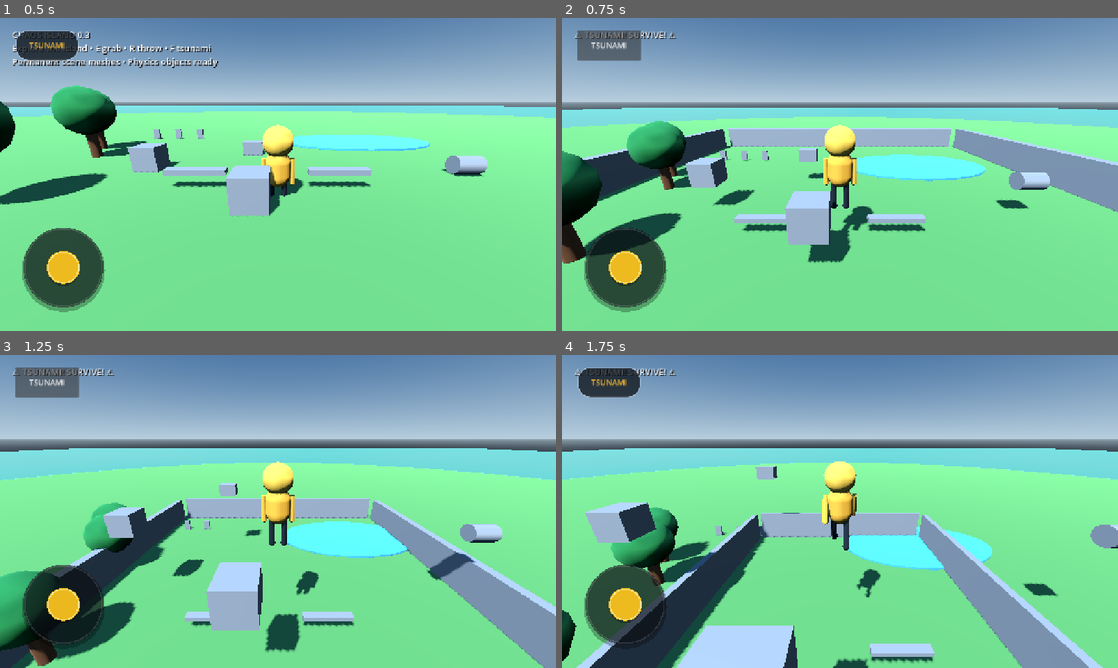
Above: before the commit, frames 1-4 (two rows, left to right).
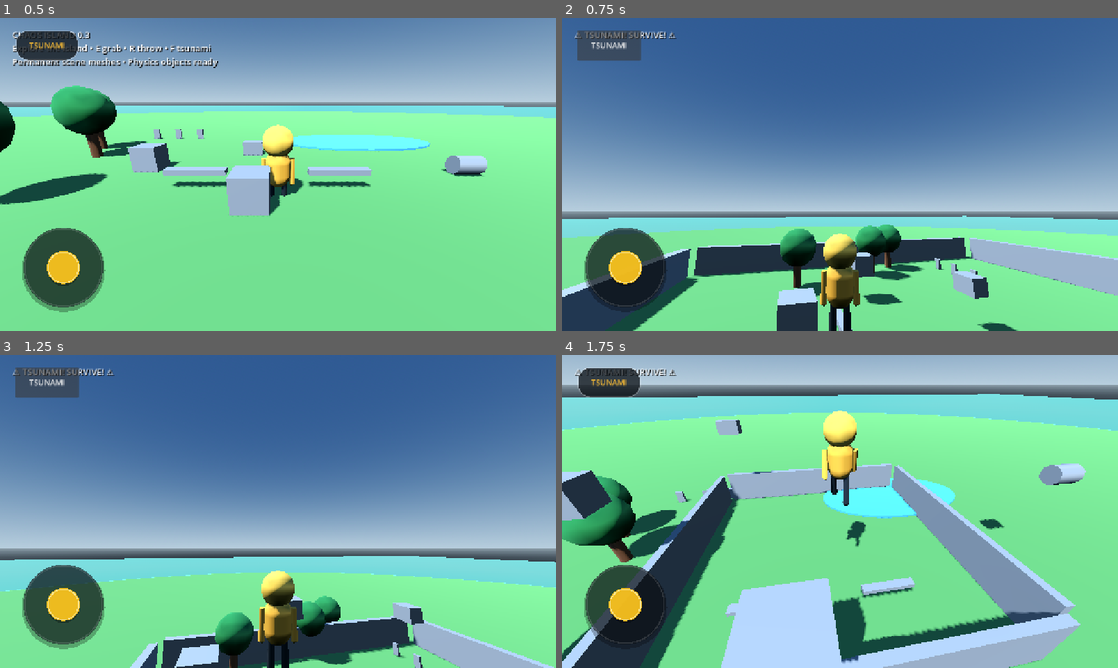
Above: after the commit, the same moments.

Repository: manojoffl-git/chaos-island-build
Game: Godot game, scene res://scenes/Main.tscn
Two runs of this game, one before a commit and one after it. Both use one fixed random seed, a clock stepped at 60 frames per second and the inputs below.
Inputs (mouse positions are in pixels of both pictures, inside the frame that each line leads up to):
- Up to frame 1 (0.5 s): no input
- Up to frame 2 (0.75 s): click "TSUNAMI" at 0.5 s
- Up to frame 3 (1.25 s): no input
- Up to frame 4 (1.75 s): tap Enter at 1.25 s; move the mouse to (867, 511) at 1.27 s; hold W (move_forward) from 1.28 s (still down); tap E (grab) at 1.35 s; click (867, 511) at 1.42 s; tap Space (jump) at 1.52 s; tap R (throw) at 1.55 s

Frame 1 is identical in both runs. In frame 2, 81% of the frame differs, in the area x 0-100%, y 0-100%; in frame 3, 88%; in frame 4, 71%.

Commit message:
Fix PC mouse and mobile camera input coexistence

Diff:
--- a/scripts/player.gd
+++ b/scripts/player.gd
@@ -33,25 +33,33 @@
 	body_visual = $CharacterVisual/Body
 	head_visual = $CharacterVisual/Head
 
-func _unhandled_input(event: InputEvent) -> void:
+func _input(event: InputEvent) -> void:
+	# Mouse camera is handled globally so the mobile CameraTouch Control cannot block it.
 	if event is InputEventMouseMotion and Input.mouse_mode == Input.MOUSE_MODE_CAPTURED:
-		rotate_y(-event.relative.x * mouse_sensitivity)
-		camera_pitch = clamp(camera_pitch - event.relative.y * mouse_sensitivity, -1.05, 0.18)
+		var motion: InputEventMouseMotion = event
+		rotate_y(-motion.relative.x * mouse_sensitivity)
+		camera_pitch = clamp(camera_pitch - motion.relative.y * mouse_sensitivity, -1.05, 0.18)
 		camera.rotation.x = camera_pitch
-	elif event is InputEventMouseButton and event.button_index == MOUSE_BUTTON_LEFT and event.pressed:
-		Input.mouse_mode = Input.MOUSE_MODE_CAPTURED
-	elif event is InputEventKey and event.pressed and not event.echo and event.keycode == KEY_ESCAPE:
-		Input.mouse_mode = Input.MOUSE_MODE_VISIBLE
+	elif event is InputEventMouseButton:
+		var mouse_button: InputEventMouseButton = event
+		if mouse_button.button_index == MOUSE_BUTTON_LEFT and mouse_button.pressed:
+			Input.mouse_mode = Input.MOUSE_MODE_CAPTURED
+	elif event is InputEventKey:
+		var key_event: InputEventKey = event
+		if key_event.pressed and not key_event.echo and key_event.keycode == KEY_ESCAPE:
+			Input.mouse_mode = Input.MOUSE_MODE_VISIBLE
 
 func _physics_process(delta: float) -> void:
-	var keyboard_vector := Input.get_vector("move_left", "move_right", "move_forward", "move_back")
-	var input_vector := mobile_move if mobile_move.length() > 0.01 else keyboard_vector
-	var direction := Vector3(input_vector.x, 0.0, input_vector.y)
-	if direction.length() > 1.0: direction = direction.normalized()
-	var world_direction := global_transform.basis * direction
+	var keyboard_vector: Vector2 = Input.get_vector("move_left", "move_right", "move_forward", "move_back")
+	var input_vector: Vector2 = mobile_move if mobile_move.length() > 0.01 else keyboard_vector
+	var direction: Vector3 = Vector3(input_vector.x, 0.0, input_vector.y)
+	if direction.length() > 1.0:
+		direction = direction.normalized()
+	var world_direction: Vector3 = global_transform.basis * direction
 	world_direction.y = 0.0
-	if world_direction.length() > 0.001: world_direction = world_direction.normalized()
-	var moving := world_direction.length() > 0.01
+	if world_direction.length() > 0.001:
+		world_direction = world_direction.normalized()
+	var moving: bool = world_direction.length() > 0.01
 	velocity.x = move_toward(velocity.x, world_direction.x * speed, speed * 8.0 * delta)
 	velocity.z = move_toward(velocity.z, world_direction.z * speed, speed * 8.0 * delta)
 	if not is_on_floor():
@@ -60,7 +68,7 @@
 		velocity.y = jump_speed
 	if moving:
 		walk_time += delta * 9.0
-		var swing := sin(walk_time) * 0.55
+		var swing: float = sin(walk_time) * 0.55
 		left_arm.rotation.x = swing
 		right_arm.rotation.x = -swing
 		left_leg.rotation.x = -swing
@@ -75,7 +83,8 @@
 		walk_time = 0.0
 	if Input.is_action_just_pressed("grab"):
 		mobile_grab()
-	if held != null: move_held_block()
+	if held != null:
+		move_held_block()
 	if Input.is_action_just_pressed("throw"):
 		mobile_throw()
 	_apply_mobile_camera(delta)
@@ -103,14 +112,14 @@
 
 func grab_nearest_block() -> void:
 	var nearest: RigidBody3D = null
-	var nearest_distance := 4.0
-	var forward := -global_transform.basis.z
+	var nearest_distance: float = 4.0
+	var forward: Vector3 = -global_transform.basis.z
 	for node in get_tree().get_nodes_in_group("blocks"):
 		if node is RigidBody3D:
-			var block := node as RigidBody3D
-			var offset := block.global_position - global_position
-			var distance := offset.length()
-			var facing := forward.dot(offset.normalized()) if distance > 0.01 else 1.0
+			var block: RigidBody3D = node as RigidBody3D
+			var offset: Vector3 = block.global_position - global_position
+			var distance: float = offset.length()
+			var facing: float = forward.dot(offset.normalized()) if distance > 0.01 else 1.0
 			if distance < nearest_distance and facing > -0.35:
 				nearest = block
 				nearest_distance = distance
@@ -121,18 +130,24 @@
 		move_held_block()
 
 func move_held_block() -> void:
-	if not is_instance_valid(held): held = null; return
+	if not is_instance_valid(held):
+		held = null
+		return
 	held.global_position = global_position + (-global_transform.basis.z * 2.0) + Vector3.UP * 1.25
 	held.global_rotation = Vector3.ZERO
 
 func release_block() -> void:
-	if not is_instance_valid(held): held = null; return
+	if not is_instance_valid(held):
+		held = null
+		return
 	held.freeze = false
 	held.sleeping = false
 	held = null
 
 func throw_block() -> void:
-	if not is_instance_valid(held): held = null; return
+	if not is_instance_valid(held):
+		held = null
+		return
 	move_held_block()
 	var block: RigidBody3D = held
 	held = null
